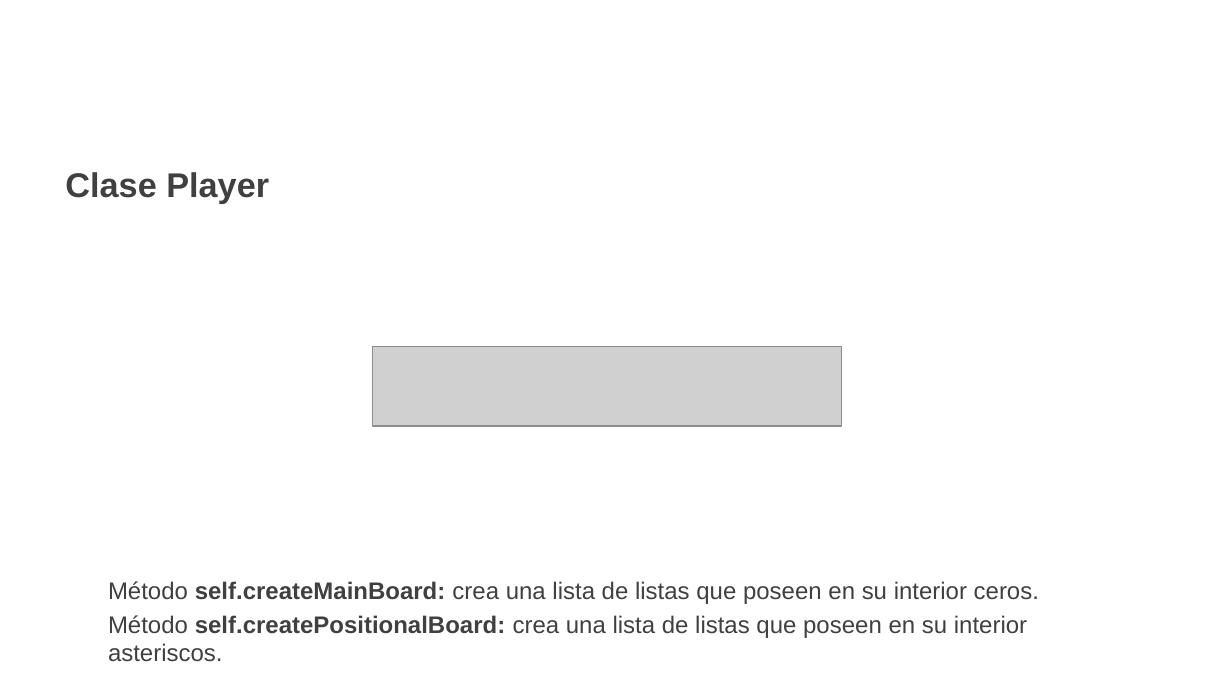
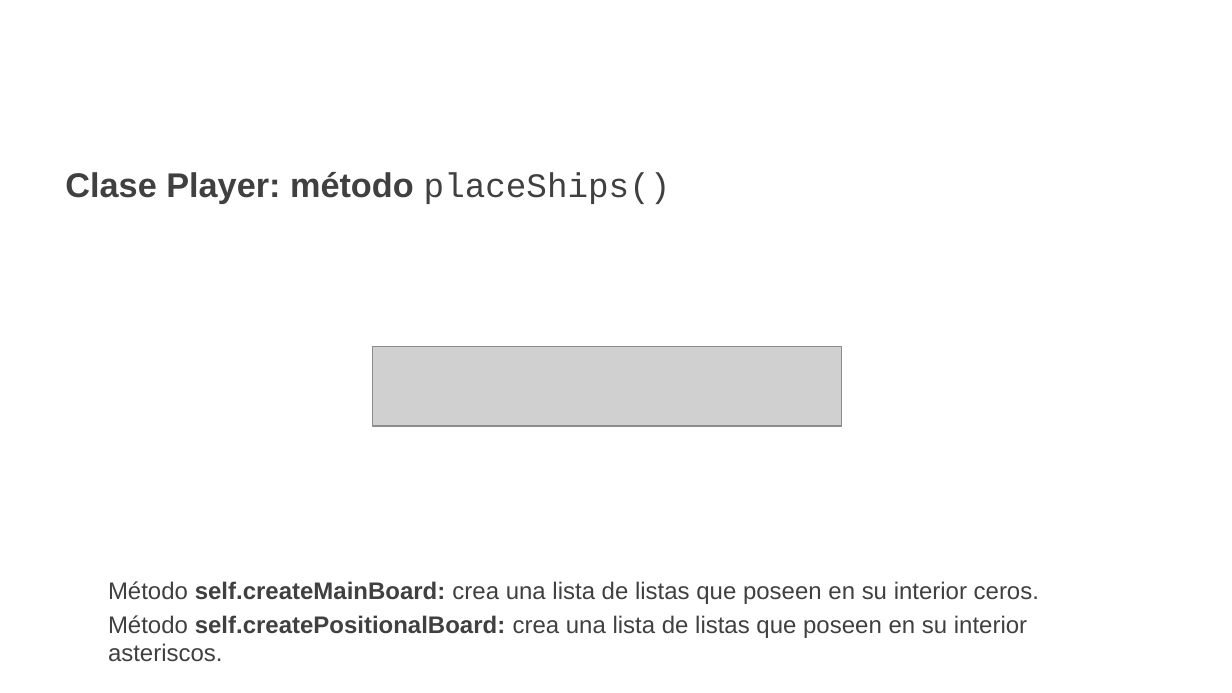
Before and after one commit to estebanarivasv/NavalBattle, a slide deck: slide 8 of Presentación.pptx. Drawn at 1232x693 pixels with LibreOffice and Linux fonts; fonts in the diff are those of the drawing; grey boxes stand for pictures; background and template pictures are left out. Boxes give left, top, right and bottom in pixels: in the first picture for what was removed or moved away, otherwise in the second. Text is boxed around its words. In the diff, an @@ line names an element or a change of style, - is before the commit and + after.

```diff
--- a/Presentación.pptx
+++ b/Presentación.pptx
@@ text at [65,172,671,204]: text changed @@
-Clase Player
+Clase Player: método placeShips()
```
Also in this commit, not shown: 17 other slides changed, 1 slide removed, 1 other file.
